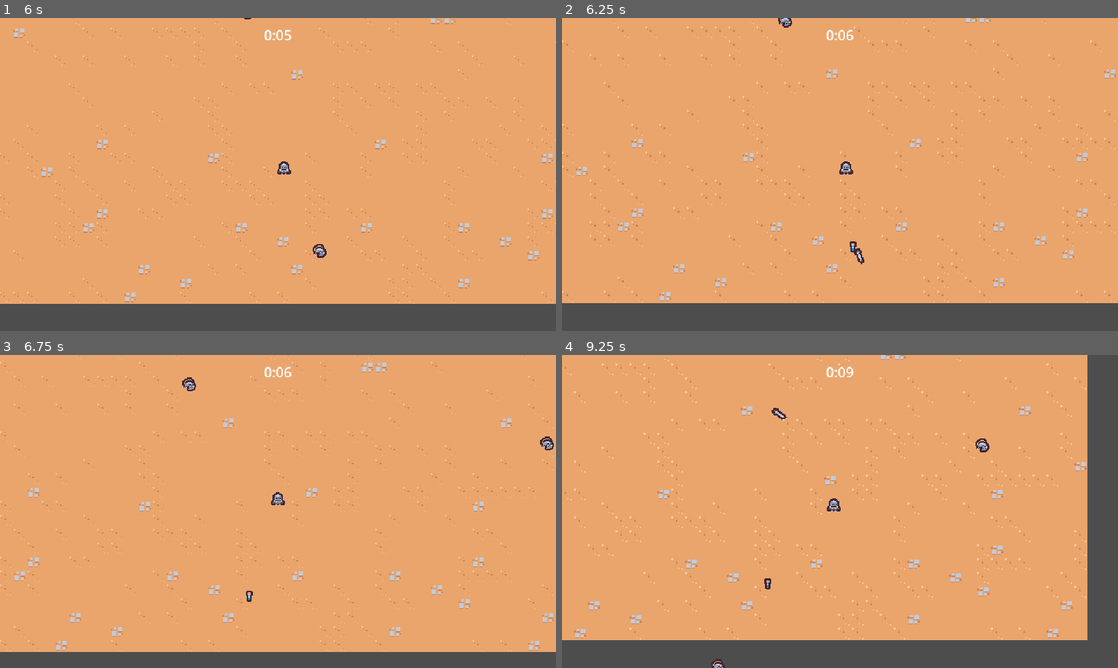
Above: before the commit, frames 1-4 (two rows, left to right).
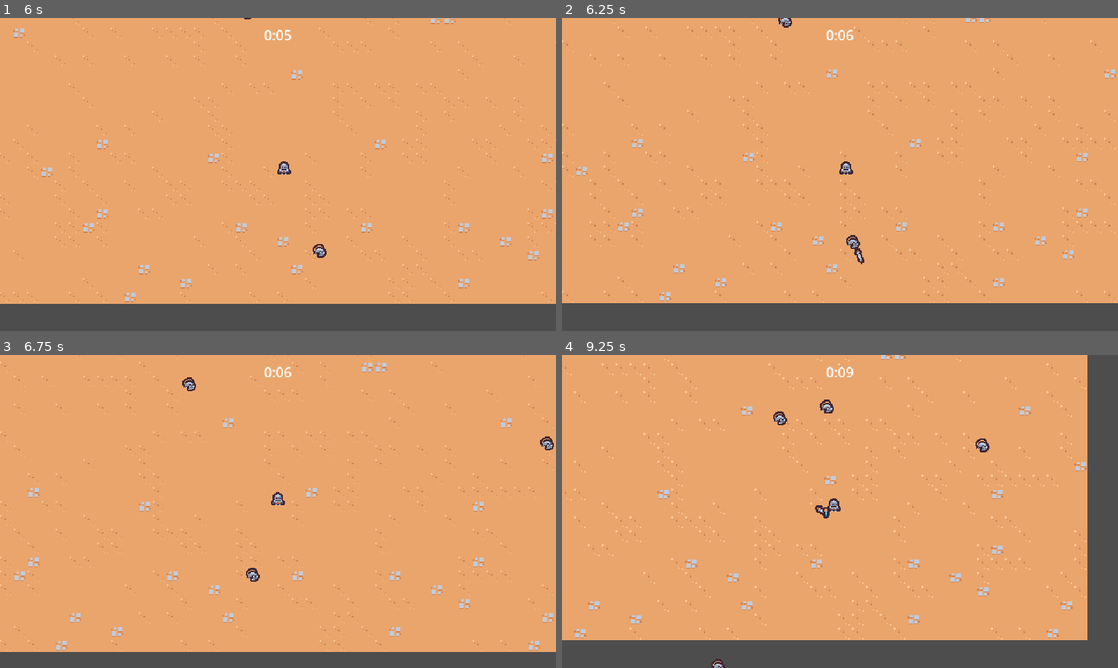
Above: after the commit, the same moments.

Repository: bartoszcholewa/2d-survivors-course
Game: Godot game, scene res://scenes/main/main.tscn
Same seed, same stepped clock (60 frames per second), same inputs: the game is played once before the commit and once after it.
Inputs:
- Up to frame 1 (6 s): tap Enter at 0.5 s; hold D (move_right) 0.53-1.28 s; hold S (move_down) 1.28-2.03 s; hold D (move_right) 2.03-2.78 s; hold W (move_up) 2.78-3.53 s; hold A (move_left) 3.53-5.03 s; hold S (move_down) 5.03-5.78 s; hold D (move_right) from 5.78 s (still down)
- Up to frame 2 (6.25 s): keep holding D (move_right)
- Up to frame 3 (6.75 s): release D (move_right) at 6.53 s; hold W (move_up) from 6.53 s (still down)
- Up to frame 4 (9.25 s): release W (move_up) at 7.28 s; hold D (move_right) 7.28-8.03 s; hold S (move_down) 8.03-8.78 s; hold A (move_left) from 8.78 s (still down)

Frame 1 is identical in both runs. In frame 2, less than 0.1% of the frame differs, in the area x 51-54%, y 69-75%; in frame 3, 0.1%; in frame 4, 0.3%, in the area x 36-49%, y 14-75%.

Commit message:
Lesson 19 - Implementing Damage

Diff:
--- /dev/null
+++ b/scenes/ability/sword_ability/sword_ability.gd
@@ -0,0 +1,4 @@
+extends Node2D
+class_name SwordAbility
+
+@onready var hitbox_component: HitboxComponent = $HitboxComponent
--- a/scenes/ability/sword_ability/sword_ability.tscn
+++ b/scenes/ability/sword_ability/sword_ability.tscn
@@ -1,6 +1,8 @@
-[gd_scene load_steps=6 format=3 uid="uid://fnwr36k4vwrk"]
+[gd_scene load_steps=8 format=3 uid="uid://fnwr36k4vwrk"]
 
+[ext_resource type="Script" uid="uid://1m7g856b53gx" path="res://scenes/ability/sword_ability/sword_ability.gd" id="1_t8g1f"]
 [ext_resource type="Texture2D" uid="uid://bq037pjdrok7t" path="res://scenes/ability/sword_ability/sword.png" id="1_upg5g"]
+[ext_resource type="PackedScene" uid="uid://chb8gqynx78la" path="res://scenes/component/hitbox_component.tscn" id="2_abpad"]
 
 [sub_resource type="Animation" id="Animation_abpad"]
 length = 0.001
@@ -31,7 +33,7 @@
 tracks/2/type = "value"
 tracks/2/imported = false
 tracks/2/enabled = true
-tracks/2/path = NodePath("Area2D/CollisionShape2D:disabled")
+tracks/2/path = NodePath("HitboxComponent/CollisionShape2D:disabled")
 tracks/2/interp = 1
 tracks/2/loop_wrap = true
 tracks/2/keys = {
@@ -86,7 +88,7 @@
 tracks/3/type = "value"
 tracks/3/imported = false
 tracks/3/enabled = true
-tracks/3/path = NodePath("Area2D/CollisionShape2D:disabled")
+tracks/3/path = NodePath("HitboxComponent/CollisionShape2D:disabled")
 tracks/3/interp = 1
 tracks/3/loop_wrap = true
 tracks/3/keys = {
@@ -102,10 +104,11 @@
 &"swing": SubResource("Animation_upg5g")
 }
 
-[sub_resource type="RectangleShape2D" id="RectangleShape2D_upg5g"]
+[sub_resource type="RectangleShape2D" id="RectangleShape2D_t8g1f"]
 size = Vector2(30, 30)
 
 [node name="SwordAbility" type="Node2D"]
+script = ExtResource("1_t8g1f")
 
 [node name="AnimationPlayer" type="AnimationPlayer" parent="."]
 libraries = {
@@ -118,11 +121,9 @@
 offset = Vector2(0, -4)
 flip_h = true
 
-[node name="Area2D" type="Area2D" parent="."]
-collision_layer = 4
-collision_mask = 0
+[node name="HitboxComponent" parent="." instance=ExtResource("2_abpad")]
 
-[node name="CollisionShape2D" type="CollisionShape2D" parent="Area2D"]
+[node name="CollisionShape2D" type="CollisionShape2D" parent="HitboxComponent"]
 position = Vector2(15, 0)
-shape = SubResource("RectangleShape2D_upg5g")
+shape = SubResource("RectangleShape2D_t8g1f")
 disabled = true
--- a/scenes/ability/sword_ability_controller/sword_ability_controller.gd
+++ b/scenes/ability/sword_ability_controller/sword_ability_controller.gd
@@ -3,6 +3,7 @@
 const MAX_RANGE = 150
 
 @export var sword_ability: PackedScene
+var damage = 5
 
 # Cache the player reference
 var player: Node2D
@@ -46,10 +47,13 @@
 		print("Sword ability not found in on_timer_timeout()")
 
 	# Create new sword instance
-	var sword_instance: Node2D = sword_ability.instantiate()
+	var sword_instance: SwordAbility = sword_ability.instantiate()
 
 	# Add sword to scene
 	player.get_parent().add_child(sword_instance)
+
+	# Assign damage
+	sword_instance.hitbox_component.damage = damage
 
 	# Set sword position to closest enemy
 	sword_instance.global_position = enemies[0].global_position
--- /dev/null
+++ b/scenes/component/hitbox_component.gd
@@ -0,0 +1,4 @@
+extends Area2D
+class_name HitboxComponent
+
+var damage = 0
--- /dev/null
+++ b/scenes/component/hitbox_component.tscn
@@ -0,0 +1,8 @@
+[gd_scene load_steps=2 format=3 uid="uid://chb8gqynx78la"]
+
+[ext_resource type="Script" uid="uid://dps2otn20oei1" path="res://scenes/component/hitbox_component.gd" id="1_ncncx"]
+
+[node name="HitboxComponent" type="Area2D"]
+collision_layer = 4
+collision_mask = 0
+script = ExtResource("1_ncncx")
--- /dev/null
+++ b/scenes/component/hurtbox_component.gd
@@ -0,0 +1,19 @@
+extends Area2D
+class_name HurtboxComponent
+
+@export var health_component: Node
+
+
+func _ready() -> void:
+	area_entered.connect(on_area_entered)
+
+
+func on_area_entered(other_area: Area2D):
+	if not other_area is HitboxComponent:
+		return
+
+	if health_component == null:
+		return
+
+	var hitbox_component = other_area as HitboxComponent
+	health_component.damage(hitbox_component.damage)
--- /dev/null
+++ b/scenes/component/hurtbox_component.tscn
@@ -0,0 +1,8 @@
+[gd_scene load_steps=2 format=3 uid="uid://clqrafmk5yhfl"]
+
+[ext_resource type="Script" uid="uid://b8r512h2e5gep" path="res://scenes/component/hurtbox_component.gd" id="1_f4yta"]
+
+[node name="HurtboxComponent" type="Area2D"]
+collision_layer = 0
+collision_mask = 4
+script = ExtResource("1_f4yta")
--- a/scenes/game_object/basic_enemy/basic_enemy.gd
+++ b/scenes/game_object/basic_enemy/basic_enemy.gd
@@ -4,12 +4,6 @@
 
 @onready var health_component: HealthComponent = $HealthComponent
 
-# Called when the node enters the scene tree for the first time.
-func _ready() -> void:
-	$Hitbox.area_entered.connect(on_area_entered)
-
-
-# Called every frame. 'delta' is the elapsed time since the previous frame.
 func _process(delta: float) -> void:
 	var direction = get_direction_to_player()
 	velocity = direction * MAX_SPEED
@@ -21,7 +15,3 @@
 	if player_node != null:
 		return (player_node.global_position - global_position).normalized()
 	return Vector2.ZERO
-
-
-func on_area_entered(other_area: Area2D):
-	health_component.damage(100)
--- a/scenes/game_object/basic_enemy/basic_enemy.tscn
+++ b/scenes/game_object/basic_enemy/basic_enemy.tscn
@@ -1,11 +1,12 @@
-[gd_scene load_steps=7 format=3 uid="uid://dobx3f47kupwe"]
+[gd_scene load_steps=8 format=3 uid="uid://dobx3f47kupwe"]
 
 [ext_resource type="Script" uid="uid://cqtm77f1n2rxp" path="res://scenes/game_object/basic_enemy/basic_enemy.gd" id="1_gxg7h"]
 [ext_resource type="PackedScene" uid="uid://c7mveug1a8km4" path="res://scenes/component/health_component.tscn" id="2_isd1k"]
 [ext_resource type="Texture2D" uid="uid://colv4gng1bkex" path="res://scenes/game_object/basic_enemy/basic_enemy.png" id="2_xrbw7"]
 [ext_resource type="PackedScene" uid="uid://c2bhkf87ia4tb" path="res://scenes/component/vial_drop_component.tscn" id="3_pcrk2"]
+[ext_resource type="PackedScene" uid="uid://clqrafmk5yhfl" path="res://scenes/component/hurtbox_component.tscn" id="4_elloc"]
 
-[sub_resource type="CircleShape2D" id="CircleShape2D_gxg7h"]
+[sub_resource type="CircleShape2D" id="CircleShape2D_bq7hi"]
 radius = 12.0
 
 [sub_resource type="CircleShape2D" id="CircleShape2D_qrggj"]
@@ -22,13 +23,12 @@
 [node name="VialDropComponent" parent="." node_paths=PackedStringArray("health_component") instance=ExtResource("3_pcrk2")]
 health_component = NodePath("../HealthComponent")
 
-[node name="Hitbox" type="Area2D" parent="."]
-collision_layer = 0
-collision_mask = 4
+[node name="HurtboxComponent" parent="." node_paths=PackedStringArray("health_component") instance=ExtResource("4_elloc")]
+health_component = NodePath("../HealthComponent")
 
-[node name="CollisionShape2D" type="CollisionShape2D" parent="Hitbox"]
+[node name="CollisionShape2D" type="CollisionShape2D" parent="HurtboxComponent"]
 position = Vector2(0, -5)
-shape = SubResource("CircleShape2D_gxg7h")
+shape = SubResource("CircleShape2D_bq7hi")
 
 [node name="Sprite2D" type="Sprite2D" parent="."]
 texture = ExtResource("2_xrbw7")
Not shown, added: scenes/ability/sword_ability/sword_ability.gd.uid
Not shown, added: scenes/component/hitbox_component.gd.uid
Not shown, added: scenes/component/hurtbox_component.gd.uid
